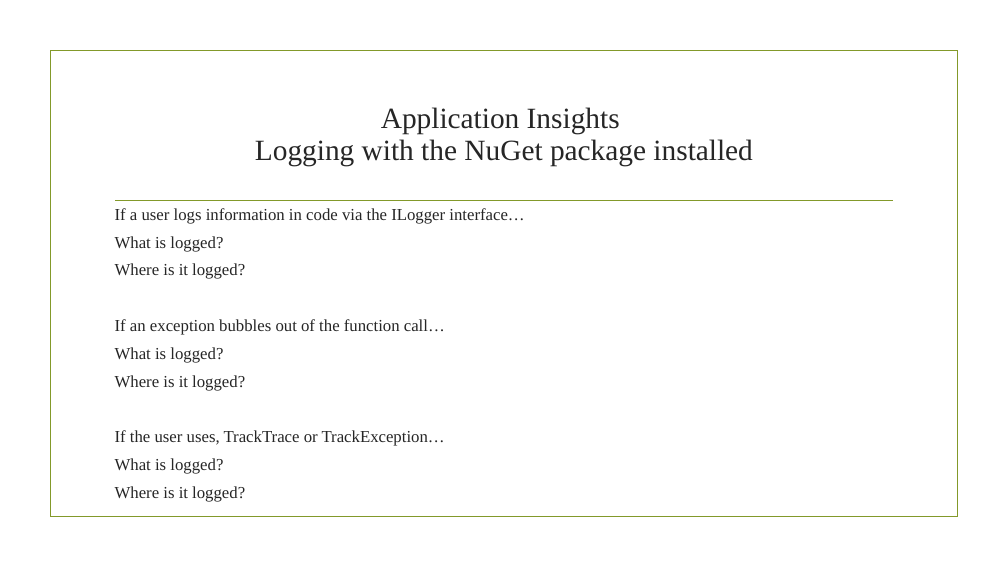
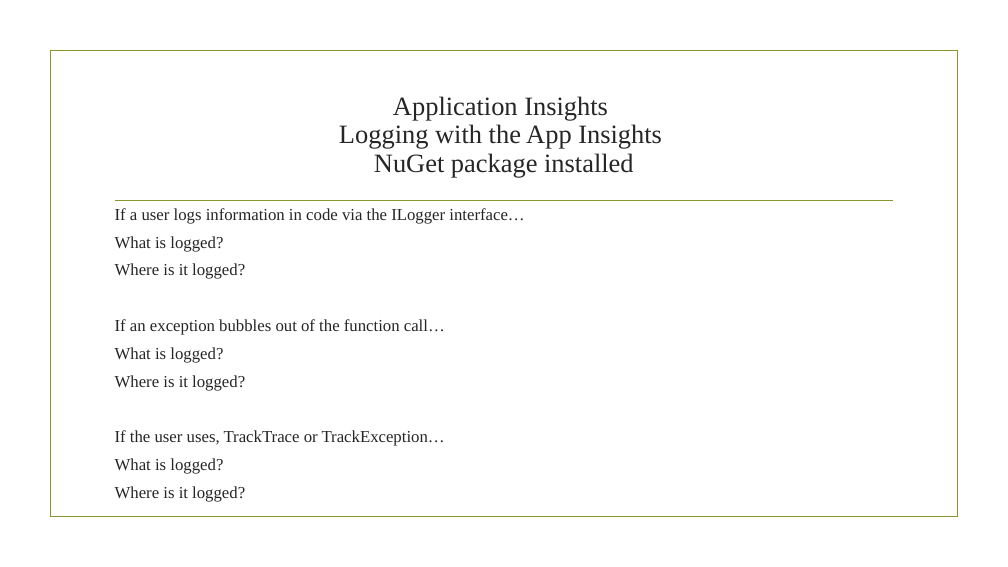
Before and after one commit to madcodemonkey/Azure.Monitor, a slide deck: slide 4 of AppInsights and Log Analytics.pptx. Drawn at 1008x567 pixels with LibreOffice and Linux fonts; fonts in the diff are those of the drawing; background and template pictures are left out. Boxes give left, top, right and bottom in pixels: in the first picture for what was removed or moved away, otherwise in the second. Text is boxed around its words. In the diff, an @@ line names an element or a change of style, - is before the commit and + after.

```diff
--- a/AppInsights and Log Analytics.pptx
+++ b/AppInsights and Log Analytics.pptx
@@ title at <box>339,96,662,178</box>: text changed; size 28 to 25.2 pt @@
-Application Insights
-Logging with the NuGet package installed
+Application Insights
+Logging with the App Insights
+NuGet package installed
```
Also in this commit, not shown: 4 other slides changed.
